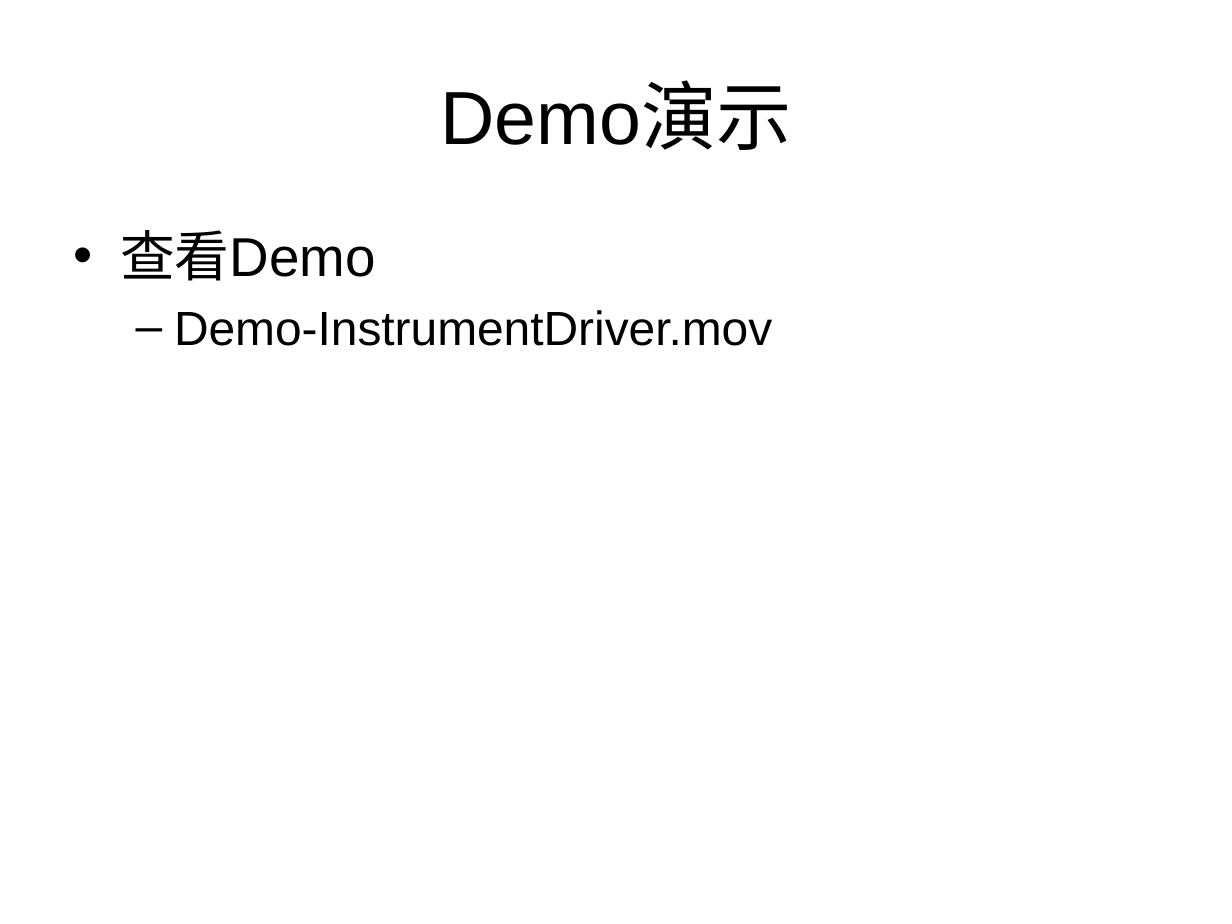
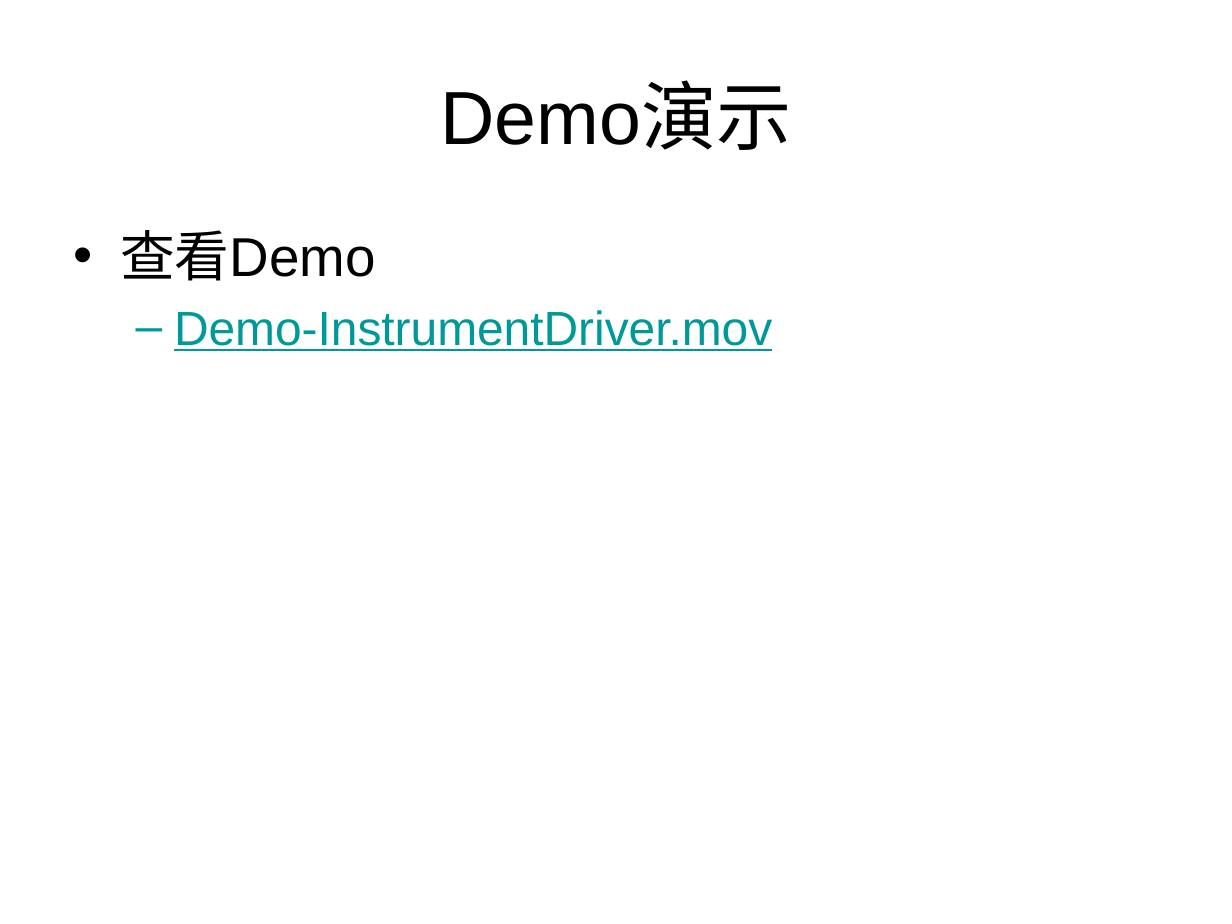
Before and after one commit to qxs820624/athrun, a slide deck: slide 13 of iOS/InstrumentDriver/Athrun Instrument Driver.pptx (slide 12 before the commit). Drawn at 1232x924 pixels with LibreOffice and Linux fonts; fonts in the diff are those of the drawing; background and template pictures are left out. Boxes give left, top, right and bottom in pixels: in the first picture for what was removed or moved away, otherwise in the second. Text is boxed around its words. In the diff, an @@ line names an element or a change of style, - is before the commit and + after.

```diff
--- a/iOS/InstrumentDriver/Athrun Instrument Driver.pptx
+++ b/iOS/InstrumentDriver/Athrun Instrument Driver.pptx
@@ text at (174, 310, 772, 351): text colour #000000 to #009999, underline on in "Demo-InstrumentDriver.mov" @@
```
Also in this commit, not shown: 2 other slides changed, 2 slides added.
